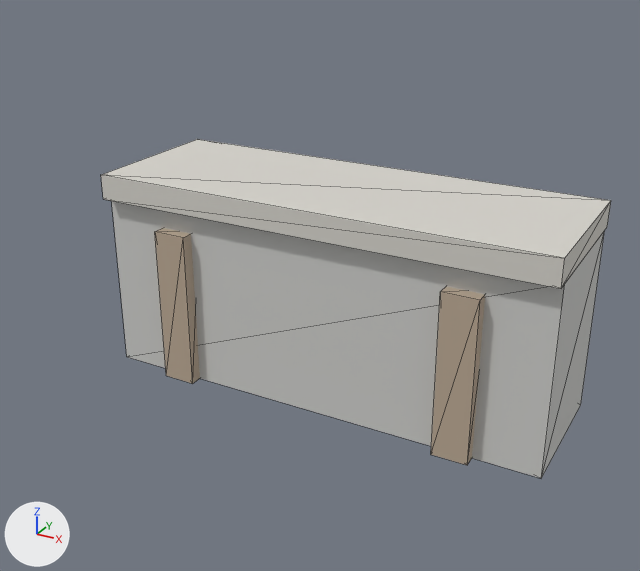
The glTF model public/models/props/quay_edge.lod2.glb, before and after one commit.
Both versions are drawn from a 50 mm lens placed at (3.21, -6.27, 4.02), pointed at (0.08, -0.57, 1.17). The lights are fixed; the arrows at lower left show +X, +Y and +Z. The picture after the commit comes second. Mesh edges are drawn as thin lines. Where no turn or scale is listed for an object, it has been applied to the vertices. Vertices at exactly the same position are counted once.

The first picture shows 'props_quay_edge'.
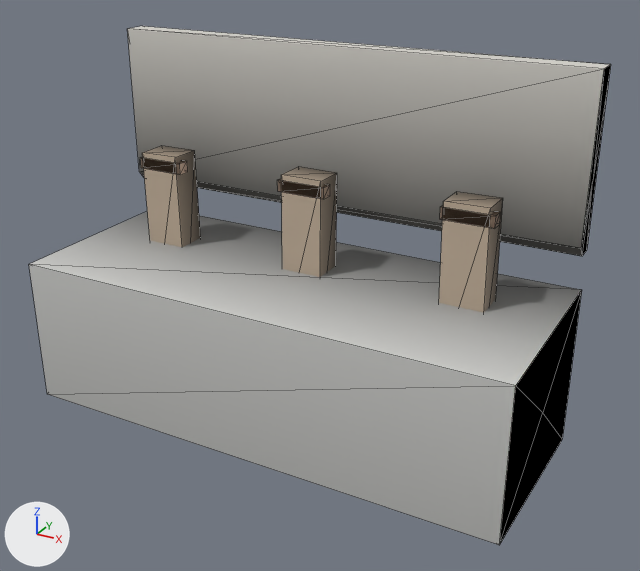
Patch to the scene script:
```diff
--- a/public/models/props/quay_edge.lod2.glb.py
+++ b/public/models/props/quay_edge.lod2.glb.py
@@ mat_concrete_cast @@
 n0 = _N.new('ShaderNodeBsdfPrincipled'); n0.name = 'Principled BSDF'
-n0.inputs[0].default_value = (0.62, 0.62, 0.6, 1.0)  # 'Base Color', light grey #cececb
 n0.inputs[2].default_value = 0.85  # 'Roughness'
 n1 = _N.new('ShaderNodeOutputMaterial'); n1.name = 'Material Output'
+n2 = _N.new('ShaderNodeMix'); n2.name = 'Mix'
+n2.data_type = 'RGBA'
+n2.blend_type = 'MULTIPLY'
+n2.inputs[0].default_value = 1.0  # 'Factor'
+n2.inputs[7].default_value = (0.62, 0.62, 0.6, 1.0)  # 'B', light grey #cececb
+n3 = _N.new('ShaderNodeVertexColor'); n3.name = 'Color Attribute'
 _L.new(n0.outputs[0], n1.inputs[0])  # 'BSDF' to 'Surface'
+_L.new(n2.outputs[2], n0.inputs[0])  # 'Result' to 'Base Color'
+_L.new(n3.outputs[0], n2.inputs[6])  # 'Color' to 'A'
@@ mat_stone_dressed @@
 n0 = _N.new('ShaderNodeBsdfPrincipled'); n0.name = 'Principled BSDF'
-n0.inputs[0].default_value = (0.68, 0.66, 0.61, 1.0)  # 'Base Color', light grey #d7d4cd
 n0.inputs[2].default_value = 0.85  # 'Roughness'
 n1 = _N.new('ShaderNodeOutputMaterial'); n1.name = 'Material Output'
+n2 = _N.new('ShaderNodeMix'); n2.name = 'Mix'
+n2.data_type = 'RGBA'
+n2.blend_type = 'MULTIPLY'
+n2.inputs[0].default_value = 1.0  # 'Factor'
+n2.inputs[7].default_value = (0.68, 0.66, 0.61, 1.0)  # 'B', light grey #d7d4cd
+n3 = _N.new('ShaderNodeVertexColor'); n3.name = 'Color Attribute'
 _L.new(n0.outputs[0], n1.inputs[0])  # 'BSDF' to 'Surface'
+_L.new(n2.outputs[2], n0.inputs[0])  # 'Result' to 'Base Color'
+_L.new(n3.outputs[0], n2.inputs[6])  # 'Color' to 'A'
@@ mat_timber_bare @@
 n0 = _N.new('ShaderNodeBsdfPrincipled'); n0.name = 'Principled BSDF'
-n0.inputs[0].default_value = (0.5, 0.4, 0.3, 1.0)  # 'Base Color', beige #bcaa95
 n0.inputs[2].default_value = 0.85  # 'Roughness'
 n1 = _N.new('ShaderNodeOutputMaterial'); n1.name = 'Material Output'
+n2 = _N.new('ShaderNodeMix'); n2.name = 'Mix'
+n2.data_type = 'RGBA'
+n2.blend_type = 'MULTIPLY'
+n2.inputs[0].default_value = 1.0  # 'Factor'
+n2.inputs[7].default_value = (0.5, 0.4, 0.3, 1.0)  # 'B', beige #bcaa95
+n3 = _N.new('ShaderNodeVertexColor'); n3.name = 'Color Attribute'
 _L.new(n0.outputs[0], n1.inputs[0])  # 'BSDF' to 'Surface'
+_L.new(n2.outputs[2], n0.inputs[0])  # 'Result' to 'Base Color'
+_L.new(n3.outputs[0], n2.inputs[6])  # 'Color' to 'A'
@@ mat_metal_rust @@
+mat_metal_rust = bpy.data.materials.new('metal_rust')
+# nodes: BsdfPrincipled, Mix, OutputMaterial, VertexColor
+# colours: beige #b39986, mixed with the vertex colours
@@ me_props_quay_edge @@
-me_props_quay_edge.from_pydata(...)  # 32 vertices, 48 faces; spans x -2.0..2.0, y -0.7..0.7, z -0.91..0.91
+me_props_quay_edge.from_pydata(...)  # 70 vertices, 108 faces; spans x -2.0..2.0, y -0.81..0.81, z -1.49..1.49
+# me_props_quay_edge part 1: the loose piece of 8 vertices spanning x -1.45..-1.15, y -0.7..-0.48, z -0.91..0.49 is scaled about its middle by (1.13, 1.18, 1.01), then moved by (-0.02, 0.8, 0.1)
+# me_props_quay_edge part 2: the loose piece of 8 vertices spanning x -2.0..2.0, y -0.6..0.61, z -0.91..0.69 is scaled about its middle by (0.085, 0.216, 0.888), then moved by (0.0, 0.2, 0.0), in mat_timber_bare
+# me_props_quay_edge part 3: the loose piece of 8 vertices spanning x 1.15..1.45, y -0.7..-0.48, z -0.91..0.49 is scaled about its middle by (1.13, 1.18, 1.01), then moved by (0.02, 0.8, 0.1)
+# me_props_quay_edge part 4: a new loose piece, a box spanning x -1.52..-1.12, y 0.08..0.18, z 0.465..0.555, in mat_metal_rust
+# me_props_quay_edge part 5: a new loose piece, a box spanning x -0.2..0.2, y 0.08..0.18, z 0.465..0.555, in mat_metal_rust
+# me_props_quay_edge part 6: a new loose piece, a box spanning x 1.12..1.52, y 0.08..0.18, z 0.465..0.555, in mat_metal_rust
+# me_props_quay_edge part 7: the loose piece of 8 vertices spanning x -2.0..2.0, y -0.69..0.7, z 0.69..0.91 is deleted
+# me_props_quay_edge part 8
+# 13 vertices are added at x -2.0..2.0, y -0.81..0.81, z -1.49..1.49
+# 9 new vertices lie (4.0, 0.0, 0.0) away from vertices in x -2.0, y -0.81..0.81, z -1.49..1.49
+# 16 new faces join them, mat_concrete_cast
+# 20 new faces join them, mat_stone_dressed
 me_props_quay_edge.materials.append(mat_concrete_cast)
@@ me_props_quay_edge @@
 me_props_quay_edge.materials.append(mat_timber_bare)
+me_props_quay_edge.materials.append(mat_metal_rust)
@@ ob_props_quay_edge @@
 ob_props_quay_edge = bpy.data.objects.new('props_quay_edge', me_props_quay_edge)
-ob_props_quay_edge.location = (0.0, -0.005, 0.91)
+ob_props_quay_edge.location = (0.0, -0.81, 1.49)
```

Pixel boxes (x1, y1, x2, y2) of what changed, in the pictures (640 x 571 px; the box of a moved part takes in the faces that stretch with it):
'props_quay_edge', recoloured, reshaped, moved (14% wider, 53% taller): before (101, 139, 611, 478); after (29, 26, 611, 545)
part 1 of me_props_quay_edge, moved or reshaped: before (155, 228, 200, 384); after (142, 146, 201, 247)
part 2 of me_props_quay_edge, moved or reshaped: before (112, 201, 604, 478); after (281, 166, 337, 277)
part 3 of me_props_quay_edge, moved or reshaped: before (431, 286, 485, 465); after (439, 191, 503, 312)
part 4 of me_props_quay_edge, added: after (140, 157, 188, 175)
part 5 of me_props_quay_edge, added: after (277, 179, 330, 199)
part 6 of me_props_quay_edge, added: after (440, 205, 501, 229)
part 7 of me_props_quay_edge, deleted: before (101, 139, 611, 289)
part 8 of me_props_quay_edge, added: after (29, 26, 611, 545)
